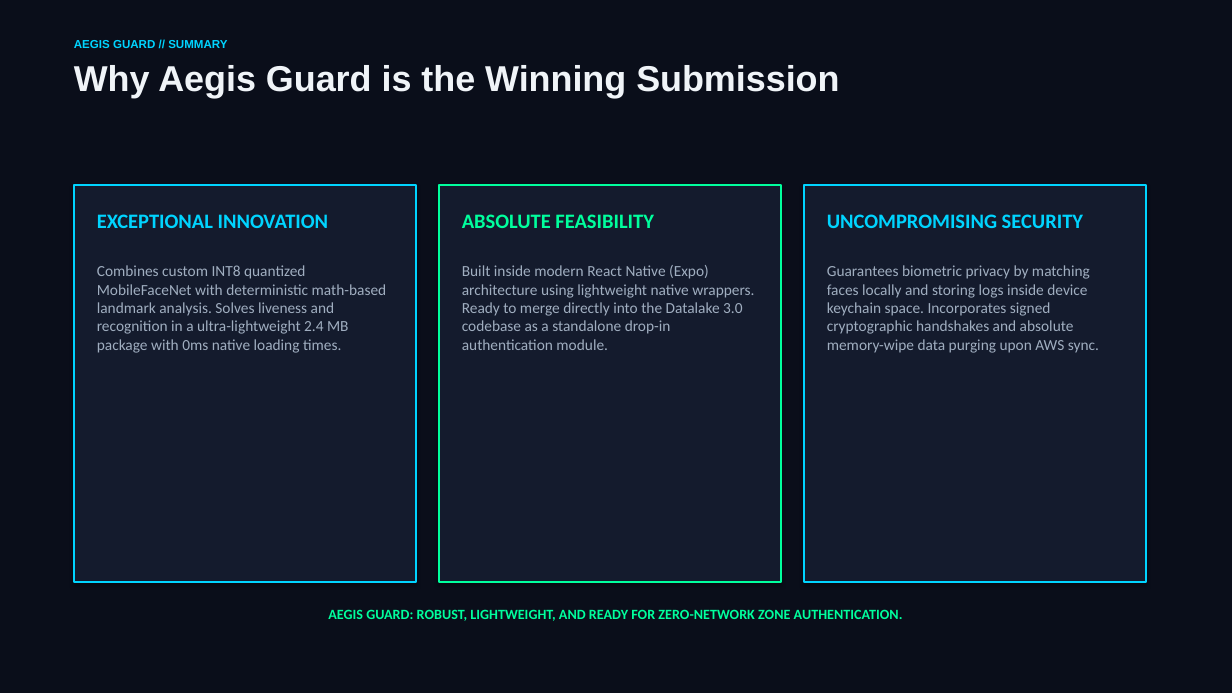
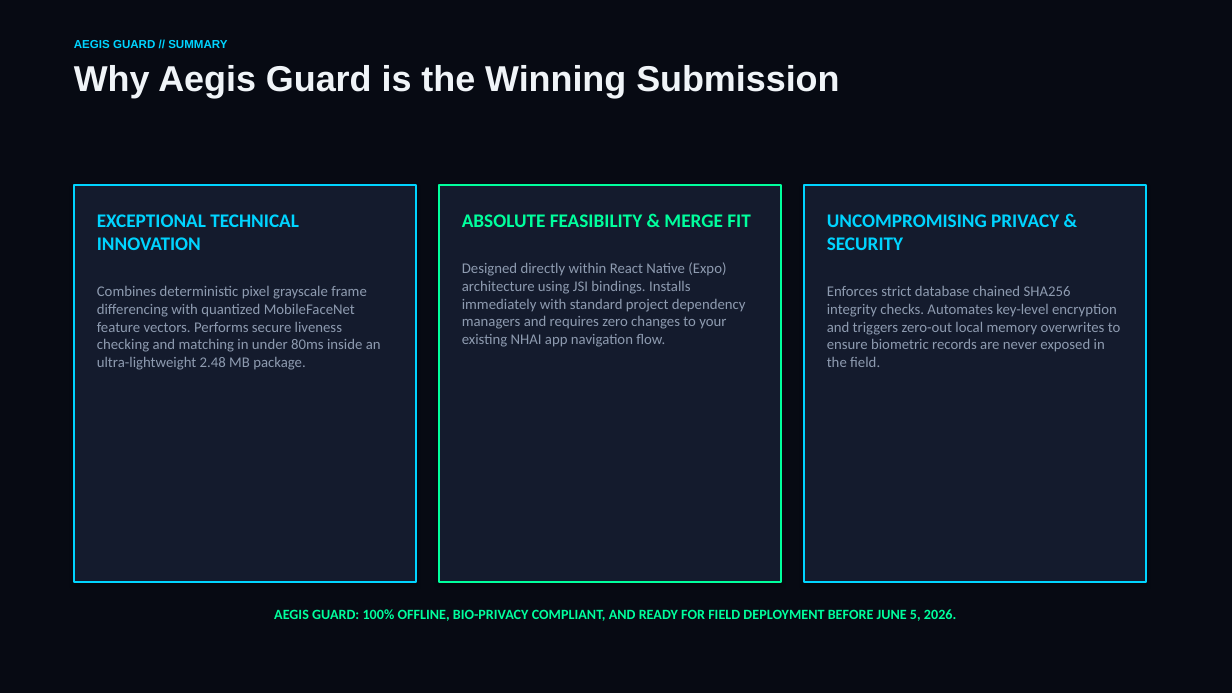
Before and after one commit to adhacks541/NHAI-Aegis-Guard, a slide deck: slide 12 of NHAI_Hackathon_7_Presentation.pptx (slide 9 before the commit). Drawn at 1232x693 pixels with LibreOffice and Linux fonts; fonts in the diff are those of the drawing. Boxes give left, top, right and bottom in pixels: in the first picture for what was removed or moved away, otherwise in the second. Text is boxed around its words. In the diff, an @@ line names an element or a change of style, - is before the commit and + after.

Commit message:
feat: complete final submission package with widescreen 12-slide pitch deck, premium UI enhancements, and full architecture README

```diff
--- a/NHAI_Hackathon_7_Presentation.pptx
+++ b/NHAI_Hackathon_7_Presentation.pptx
@@ background #0A0E1A to #070A13 @@
@@ text at [97,214,381,370]: text changed; size 12 to 11.5 pt; text colour #A0AEC0 to #8E9BB0 @@
-EXCEPTIONAL INNOVATION
-Combines custom INT8 quantized MobileFaceNet with deterministic math-based landmark analysis. Solves liveness and recognition in a ultra-lightweight 2.4 MB package with 0ms native loading times.
+EXCEPTIONAL TECHNICAL INNOVATION
+Combines deterministic pixel grayscale frame differencing with quantized MobileFaceNet feature vectors. Performs secure liveness checking and matching in under 80ms inside an ultra-lightweight 2.48 MB package.
@@ text at [462,214,750,347]: text changed; size 12 to 11.5 pt; text colour #A0AEC0 to #8E9BB0 @@
-ABSOLUTE FEASIBILITY
-Built inside modern React Native (Expo) architecture using lightweight native wrappers. Ready to merge directly into the Datalake 3.0 codebase as a standalone drop-in authentication module.
+ABSOLUTE FEASIBILITY & MERGE FIT
+Designed directly within React Native (Expo) architecture using JSI bindings. Installs immediately with standard project dependency managers and requires zero changes to your existing NHAI app navigation flow.
@@ text at [827,214,1121,367]: text changed; size 12 to 11.5 pt; text colour #A0AEC0 to #8E9BB0 @@
-UNCOMPROMISING SECURITY
-Guarantees biometric privacy by matching faces locally and storing logs inside device keychain space. Incorporates signed cryptographic handshakes and absolute memory-wipe data purging upon AWS sync.
+UNCOMPROMISING PRIVACY & SECURITY
+Enforces strict database chained SHA256 integrity checks. Automates key-level encryption and triggers zero-out local memory overwrites to ensure biometric records are never exposed in the field.
@@ text at [274,609,956,621]: text changed @@
-AEGIS GUARD: ROBUST, LIGHTWEIGHT, AND READY FOR ZERO-NETWORK ZONE AUTHENTICATION.
+AEGIS GUARD: 100% OFFLINE, BIO-PRIVACY COMPLIANT, AND READY FOR FIELD DEPLOYMENT BEFORE JUNE 5, 2026.
```
Also in this commit, not shown: 11 slides added, 8 slides removed, 12 other files.
